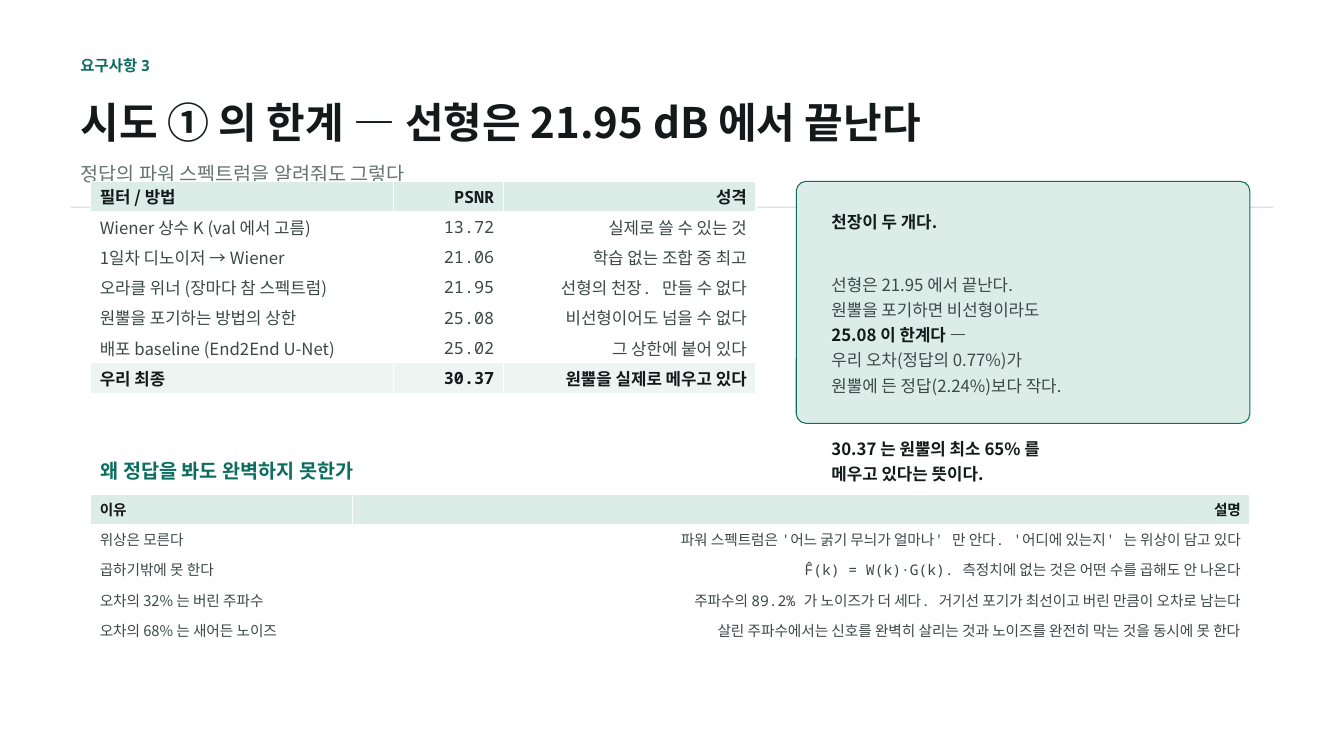
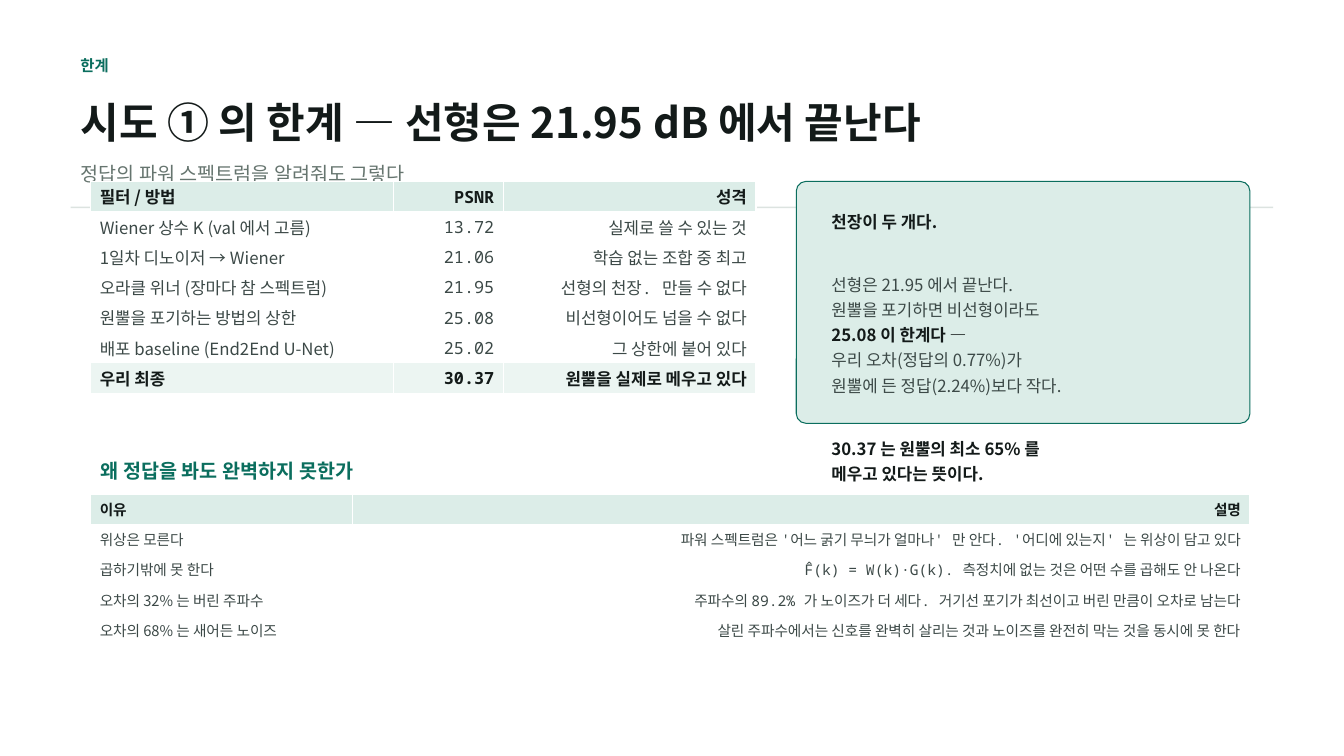
Before and after one commit to kithhooni-commits/ds-practice, a slide deck: slide 7 of 실습5/실습5_day3_발표.pptx. Drawn at 1344x756 pixels with LibreOffice and Linux fonts; fonts in the diff are those of the drawing. Boxes give left, top, right and bottom in pixels: in the first picture for what was removed or moved away, otherwise in the second. Text is boxed around its words. In the diff, an @@ line names an element or a change of style, - is before the commit and + after.

```diff
--- a/실습5/실습5_day3_발표.pptx
+++ b/실습5/실습5_day3_발표.pptx
@@ text at [80,58,108,73]: text changed @@
-요구사항 3
+한계
```
Also in this commit, not shown: 12 other slides changed, 1 other file.
